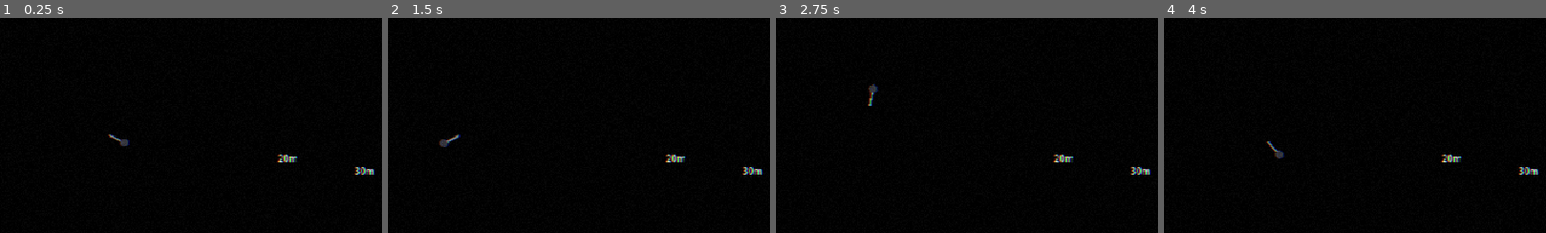
Above: before the commit, frames 1-4 (left to right).
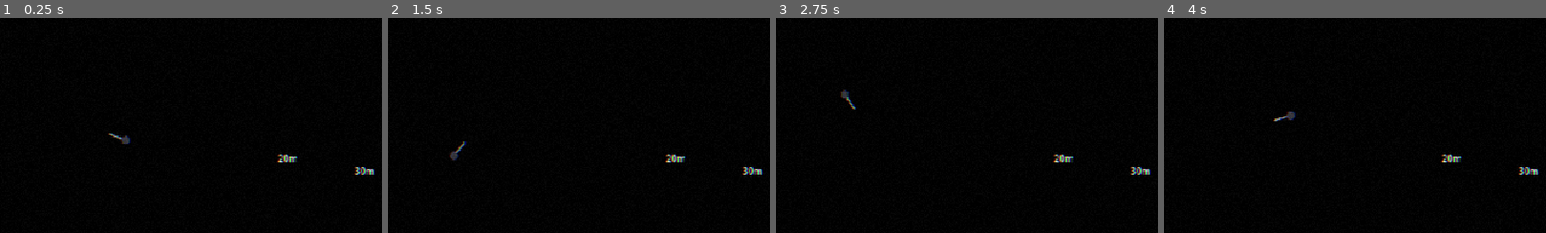
Above: after the commit, the same moments.

Repository: moowahaha/Podium80
Game: Godot game, scene res://src/events/hammer/Hammer.tscn
Two runs of this game, one before a commit and one after it. Both use one fixed random seed, a clock stepped at 60 frames per second and the inputs below. This scene is started directly instead of the project's main scene.
Inputs (mouse positions are % of the whole screen's width and height, from its top left):
- Up to frame 1 (0.25 s): no input
- Up to frame 2 (1.5 s): tap Enter (ui_accept) at 0.5, 0.77, 1.25 s; move the mouse to (72, 45) at 0.52 s; hold Right 0.53-1.25 s; tap Space (p1_a) at 0.6 s; click (72, 45) at 0.67 s; drag from (30, 55) to (45, 70) at 1.27 s
- Up to frame 3 (2.75 s): move the mouse to (60, 28) at 2.02 s; hold Right from 2.03 s (still down); tap Q at 2.1 s
- Up to frame 4 (4 s): release Right at 2.75 s; drag from (45, 70) to (20, 35) at 2.77 s; tap Enter (ui_accept) at 3.5, 3.77 s; move the mouse to (80, 65) at 3.52 s; hold Left from 3.53 s (still down); tap K at 3.6 s
The pictures show only the part of the screen within x 0-50%, y 28-78%; the shares and areas given below are measured in that part.

The runs differ from the first frame. In frame 1, 0.2% of the frame differs, in the area x 28-35%, y 53-60%; in frame 2, 0.3%; in frame 3, 0.3%, in the area x 16-27%, y 30-43%; in frame 4, 0.3%.
Error before the commit: Out of bounds get index '0' (on base: 'Array[StringName]') (res://src/events/hammer/Hammer.gd:69)
Error after the commit: Out of bounds get index '0' (on base: 'Array[StringName]') (res://src/events/hammer/Hammer.gd:94)

Commit message:
Hammer: rev-up meter rework, spin-scaled sweep, fixed AUS sprite, tougher AI
Replace the old spin mechanic with a rev-up meter: alternate A/B to hold a
marker in a green sweet-spot that rises (and whose top edge meets the bar
ceiling by ~78% spin) as spin builds. Difficulty tracks progress, not the
clock, so idling never makes it unwinnable; overshoot is never punished, only
falling out the bottom bleeds speed, gently.

The thrower now sweeps faster the more spin is built (ROT_SLOW..ROT_FAST), so a
legal, well-centred launch is the real risk/reward at full power — distance is
spin x release-closeness. Widened the release sector and reworked the HUD gauge
(vertical rev bar + release dial). Fixed the AUS hold sprite (new art, rotated
180) and raised the AI fit-scale 0.72 -> 0.80 so the field's best throws reach
the low 60s.

Co-Authored-By: Claude Opus 4.8 (1M context) <noreply@anthropic.com>

Diff:
--- a/src/events/hammer/Hammer.gd
+++ b/src/events/hammer/Hammer.gd
@@ -1,6 +1,8 @@
 extends EventBase
 ## Event 4 — Hammer Throw (top-down).
-## Alternate A/B to build spin speed; press L to release. The thrower (top-down hold sprite) spins in
+## Alternate A/B to rev up — keep the meter's marker in the green sweet-spot, which sinks ever faster so
+## it demands steadily quicker tapping; press L to release. Throw distance = spin built × release
+## closeness to the sector centre. The thrower (top-down hold sprite) spins in
 ## the circle with the hammer sweeping on its chain; release while the hammer is in the forward SECTOR
 ## for a legal throw (centre = best distance). The camera holds close on the thrower during the
 ## wind-up, then pulls back and FOLLOWS the hammer down the sector. Three attempts, best counts. The
@@ -14,7 +16,27 @@
 const ARC0 := 56.0                          # px from the circle to the 0 m reference (aligns the art's arcs)
 const PX_PER_M := 9.75
 const FIELD_SECTOR := 0.20                   # legal landing sector half-angle (inside the art's lines)
-const SECTOR_HALF := 0.62                    # legal release arc around forward
+const SECTOR_HALF := 0.76                    # legal release arc around forward (wide sweet spot — forgiving)
+const ROT_SLOW := 1.5                         # thrower sweep (rad/s) at zero spin — slow, easy to time a release
+const ROT_FAST := 9.2                         # thrower sweep (rad/s) at full spin — fast, so a good launch is HARD (but not impossible)
+# Rev-up meter. Alternate A/B to lift the marker; it sinks on its own, and sinks FASTER the higher it
+# sits — so the green sweet-spot demands quicker tapping the further up it goes. The sweet-spot's BOTTOM
+# edge rises as spin builds (difficulty tracks PROGRESS, not the clock — idling never ramps it), so it
+# gets progressively harder to hold up high. Its TOP edge rises too but meets the bar's ceiling (1.0)
+# well before full spin — so once the sweet-spot has reached the top there's nothing above it to
+# overshoot into, and hammering the buttons up there no longer stalls you. Mid-bar, overshooting ABOVE
+# the band is still possible (hold it in the band, don't just mash) but is NOT punished — ease off to
+# sink back in. Only falling out the BOTTOM (too slow) bleeds speed, and gently.
+const REV_KICK := 0.13                        # marker rise per valid alternation
+const REV_SINK_BASE := 0.28                   # marker sink/sec at the bottom of the bar (sets the easy starting pace)
+const REV_SINK_SLOPE := 0.62                  # extra sink/sec at the top of the bar (why higher = faster tapping)
+const BAND_BOTTOM_LO := 0.08                  # sweet-spot bottom edge at zero spin (low → easy to reach)
+const BAND_BOTTOM_HI := 0.80                  # sweet-spot bottom edge at full spin (high → needs fast tapping)
+const BAND_TOP_LO := 0.48                     # sweet-spot top edge at zero spin
+const BAND_TOP_HI := 1.15                     # sweet-spot top edge slope (clamped to 1.0 — reaches the ceiling by ~78% spin)
+const SPIN_GAIN := 0.42                       # spin built per sec while the marker is in the band
+const SPIN_DROP := 0.16                       # spin lost per sec when the marker falls below the band (gentle)
+const SPIN_TOP_TAPER := 0.65                  # how much the spin gain slows as it nears the top (progressively harder)
 const ATTEMPTS := 3
 const ARC_MARKS := [20, 30, 40, 50, 60]      # distances of the art's arcs, for labelling
 const GAUGE_C := Vector2(118.0, 430.0)       # release gauge (screen space)
@@ -29,7 +51,6 @@
 var _field: Texture2D
 var _hold_tex: Texture2D
 var cam: Camera2D
-var engine := RunEngine.new()
 var ai_values: Dictionary = {}
 var players: Array = []
 var best: Dictionary = {}
@@ -42,6 +63,9 @@
 var target := 0.0
 var angle := 0.0
 var release_angle := 0.0
+var rev := 0.0              # rev-meter marker, 0..1 (slightly over 1 = overshoot)
+var spin := 0.0            # actual spin 0..1 → drives rotation speed AND throw distance (and the band height)
+var _last_tap := 0         # last button used (1=A, 2=B) — only alternations lift the marker
 var _info: Label
 
 # flight
@@ -59,9 +83,10 @@
 
 func _event_ready() -> void:
 	ai_values = Game.roll_ai_values()
-	# Scale the AI (and the whole event) down to fit the top-down field's distance arcs.
+	# Scale the AI (and the whole event) down to fit the top-down field's distance arcs. 0.80 puts the
+	# field's best throws in the low-60s m, so a near-perfect human throw is needed to win.
 	for aid in ai_values:
-		ai_values[aid] = float(ai_values[aid]) * 0.72
+		ai_values[aid] = float(ai_values[aid]) * 0.80
 	for v in ai_values.values():
 		target = maxf(target, float(v))
 	players = humans()
@@ -97,17 +122,18 @@
 	var cur: int = turn_order[turn_idx]
 	cur_id = players[cur]
 	player_attempt[cur] = int(player_attempt[cur]) + 1
-	engine.reset()
-	engine.start()
 	AudioBus.loop_crowd(false)             # silent during the wind-up
 	angle = 0.0
+	rev = 0.0
+	spin = 0.0
+	_last_tap = 0
 	state = St.WINDUP
 	cam.position = CAM_WINDUP_POS
 	cam.zoom = Vector2(CAM_WINDUP_ZOOM, CAM_WINDUP_ZOOM)
 	var hp := "res://assets/sprites/%s/hammer-hold.png" % String(cur_id).to_lower()
 	_hold_tex = load(hp) if ResourceLoader.exists(hp) else null
 	_update_info()
-	set_prompt("A / B  SPIN     L  RELEASE IN THE SECTOR")
+	set_prompt("A / B  REV UP — KEEP THE MARKER GREEN      L  RELEASE IN THE SECTOR")
 
 func _update_info() -> void:
 	var cur: int = turn_order[turn_idx]
@@ -139,19 +165,47 @@
 	var hy := (Palette.BASE_HEIGHT / zoom) * 0.5
 	return Vector2(clampf(pos.x, hx, Palette.BASE_WIDTH - hx), clampf(pos.y, hy, Palette.BASE_HEIGHT - hy))
 
+## The green sweet-spot [lo, hi] on the 0..1 bar. Both edges rise as spin builds, but the TOP edge
+## clamps at the bar max (1.0) and reaches it well before full spin — so near the top there's no
+## overshoot region left. Difficulty tracks the player's own progress rather than elapsed time.
+func band_range() -> Vector2:
+	var s := clampf(spin, 0.0, 1.0)
+	var bottom := lerpf(BAND_BOTTOM_LO, BAND_BOTTOM_HI, s)
+	var top := minf(1.0, lerpf(BAND_TOP_LO, BAND_TOP_HI, s))
+	return Vector2(bottom, top)
+
 func _windup(delta: float) -> void:
 	var pi := Game.player_index_of(cur_id)
+	# The marker sinks faster the higher it sits, so holding it up the bar needs quicker tapping.
+	var sink := REV_SINK_BASE + REV_SINK_SLOPE * rev
+	rev = maxf(0.0, rev - sink * delta)
+	# Alternate A/B to lift the marker; the same button twice does nothing (must alternate).
+	var which := 0
 	if Input.is_action_just_pressed(Platform.act(pi, &"a")):
-		engine.tap_a()
-	if Input.is_action_just_pressed(Platform.act(pi, &"b")):
-		engine.tap_b()
-	engine.update(delta)
-	var spin := engine.speed_ratio()
-	angle = fposmod(angle + (2.2 + spin * 9.0) * 0.81 * delta, TAU)   # spin rotation ~19% slower (more time to release)
+		which = 1
+	elif Input.is_action_just_pressed(Platform.act(pi, &"b")):
+		which = 2
+	if which != 0:
+		if which != _last_tap:
+			rev = minf(1.0, rev + REV_KICK)      # ceiling is the bar maximum
+		_last_tap = which
+	# Spin builds only while the marker is IN the (rising, narrowing) sweet-spot. Overshooting above
+	# it neither gains nor costs — ease off to let it sink back in. Only falling out the BOTTOM (too
+	# slow) bleeds speed, and gently. Topping-off slows near the max, so the last of it is the hardest.
+	var band := band_range()
+	if rev >= band.x and rev <= band.y:
+		var gain := SPIN_GAIN * (1.0 - SPIN_TOP_TAPER * clampf(spin, 0.0, 1.0))
+		spin = minf(1.0, spin + gain * delta)
+	elif rev < band.x:
+		spin = maxf(0.0, spin - SPIN_DROP * delta)
+	# The thrower sweeps faster the more spin you've built — so a legal, well-centred launch gets
+	# harder the faster you go (speed vs. accuracy risk/reward), but the window stays catchable.
+	var rot := lerpf(ROT_SLOW, ROT_FAST, clampf(spin, 0.0, 1.0))
+	angle = fposmod(angle + rot * delta, TAU)
 	if Input.is_action_just_pressed(Platform.act(pi, &"l")):
 		_release(spin)
 
-func _release(spin: float) -> void:
+func _release(spin_speed: float) -> void:
 	release_angle = angle
 	var off := angle
 	if off > PI:
@@ -159,8 +213,10 @@
 	if absf(off) > SECTOR_HALF:
 		_foul("OUT OF SECTOR")
 		return
-	var accuracy := 1.0 - absf(off) / SECTOR_HALF * 0.35
-	throw_dist = (14.0 + spin * 50.0) * accuracy      # ~14..64 m — sits inside the field's arcs
+	# Distance is a product of two things: spin speed built up, and how close to the sweet-spot centre
+	# the release was (dead-centre = full credit, sector edge = ~55%).
+	var accuracy := 1.0 - absf(off) / SECTOR_HALF * 0.45
+	throw_dist = (14.0 + spin_speed * 50.0) * accuracy      # ~14..64 m — sits inside the field's arcs
 	var land_ang := clampf(off * 0.6, -FIELD_SECTOR * 0.9, FIELD_SECTOR * 0.9)   # always inside the lines
 	throw_dir = Vector2(cos(land_ang), sin(land_ang))
 	land_pos = CIRCLE + throw_dir * radius_of(throw_dist)
@@ -259,8 +315,29 @@
 			return
 		var c: Vector2 = ev.GAUGE_C
 		var r: float = ev.GAUGE_R
+		# --- Release dial: the spin marker sweeps the ring; press L while it is in the green front
+		# sector. Closer to the sector centre = more distance. ---
 		draw_arc(c, r, 0, TAU, 36, Palette.PANEL_LIGHT, 5.0)
-		draw_arc(c, r, -ev.SECTOR_HALF, ev.SECTOR_HALF, 16, Palette.GOOD, 7.5)
+		draw_arc(c, r, -ev.SECTOR_HALF, ev.SECTOR_HALF, 20, Palette.GOOD, 7.5)
 		var head: Vector2 = c + Vector2(cos(ev.angle), sin(ev.angle)) * r
 		draw_line(c, head, Palette.HIGHLIGHT, 2.5)
 		draw_circle(head, 6.0, Palette.HIGHLIGHT)
+
+		# --- Rev bar: alternate A/B to lift the marker into the green sweet-spot and hold it there.
+		# The band drifts UP and narrows as spin builds and the marker sinks faster up high, so you tap
+		# steadily faster to chase it. Spin only climbs while the marker is green. ---
+		var bx: float = c.x + r + 40.0
+		var btop: float = c.y - r
+		var bh: float = r * 2.0
+		var bw: float = 20.0
+		var left: float = bx - bw * 0.5
+		draw_rect(Rect2(left, btop, bw, bh), Palette.INK)
+		var band: Vector2 = ev.band_range()
+		var y_hi: float = btop + (1.0 - clampf(band.y, 0.0, 1.0)) * bh
+		var y_lo: float = btop + (1.0 - clampf(band.x, 0.0, 1.0)) * bh
+		draw_rect(Rect2(left, y_hi, bw, y_lo - y_hi), Color(Palette.GOOD, 0.45))
+		draw_rect(Rect2(left, btop, bw, bh), Palette.PANEL_LIGHT, false, 2.0)
+		var in_band: bool = ev.rev >= band.x and ev.rev <= band.y
+		var my: float = btop + (1.0 - clampf(ev.rev, 0.0, 1.0)) * bh
+		var mcol: Color = Palette.GOOD if in_band else Palette.BAD
+		draw_rect(Rect2(left - 4.0, my - 2.5, bw + 8.0, 5.0), mcol)
Binary file changed: assets/sprites/aus/hammer-hold.png
